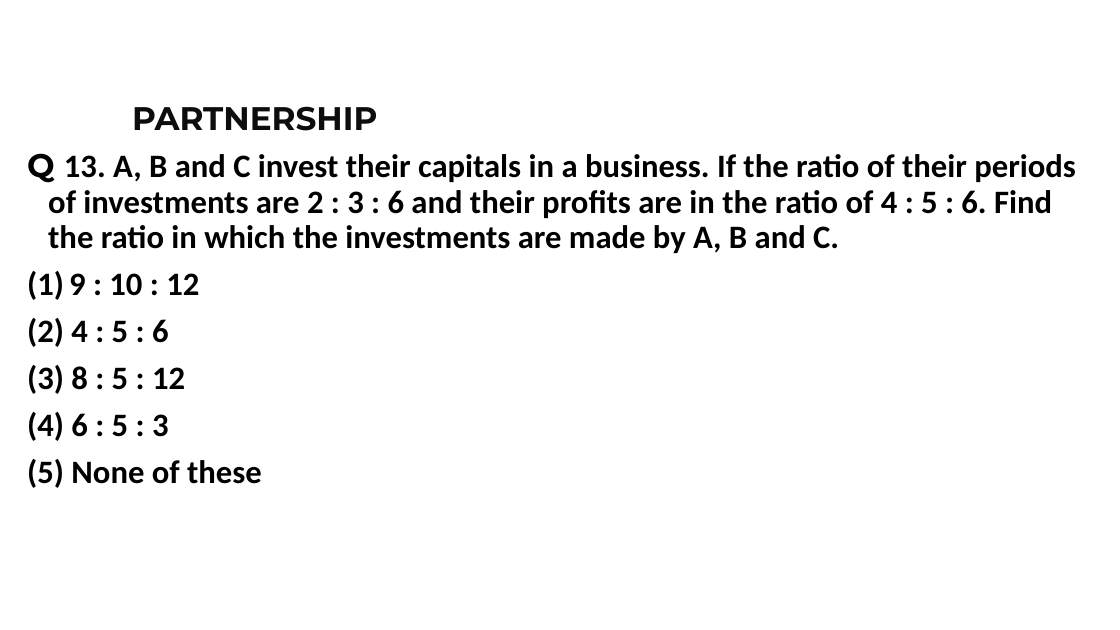
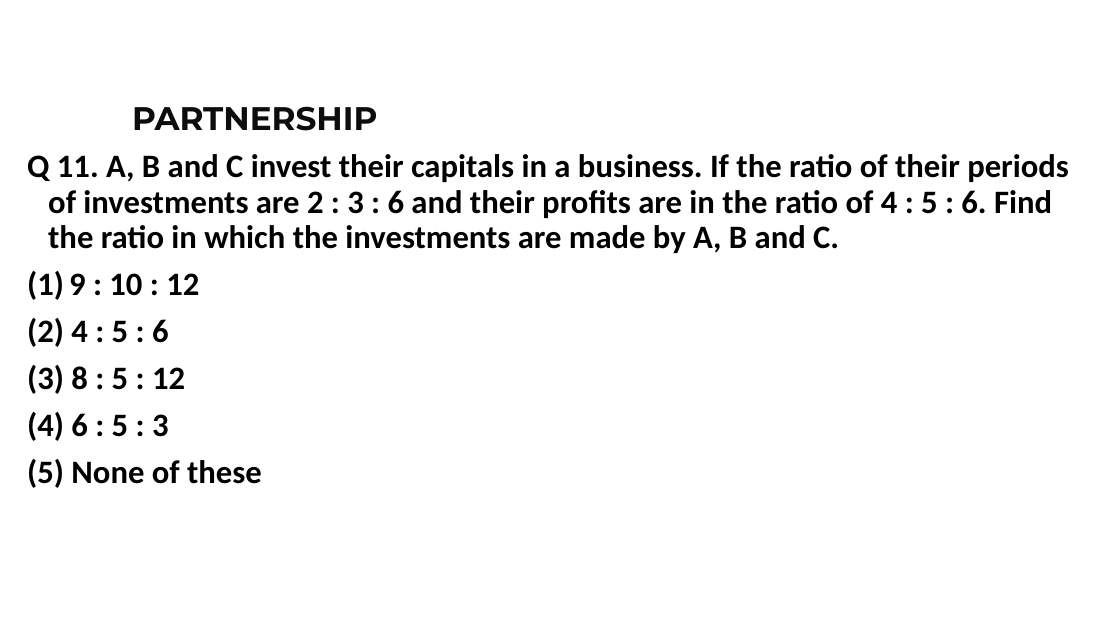
Before and after one commit to Harshita251005/BE-CSE-3RD-YEAR, a slide deck: slide 25 of NALR/11. Partnership.pptx (slide 29 before the commit). Drawn at 1120x630 pixels with LibreOffice and Linux fonts; fonts in the diff are those of the drawing; background and template pictures are left out. Boxes give left, top, right and bottom in pixels: in the first picture for what was removed or moved away, otherwise in the second. Text is boxed around its words. In the diff, an @@ line names an element or a change of style, - is before the commit and + after.

```diff
--- a/NALR/11. Partnership.pptx
+++ b/NALR/11. Partnership.pptx
@@ text at (27,154,1069,253): text changed @@
-Q 13. A, B and C invest their capitals in a business. If the ratio of their periods of investments are 2 : 3 : 6 and their profits are in the ratio of 4 : 5 : 6. Find the ratio in which the investments are made by A, B and C.
+Q 11. A, B and C invest their capitals in a business. If the ratio of their periods of investments are 2 : 3 : 6 and their profits are in the ratio of 4 : 5 : 6. Find the ratio in which the investments are made by A, B and C.
```
Also in this commit, not shown: 38 other slides changed, 1 slide added, 16 slides removed, 24 other files.
